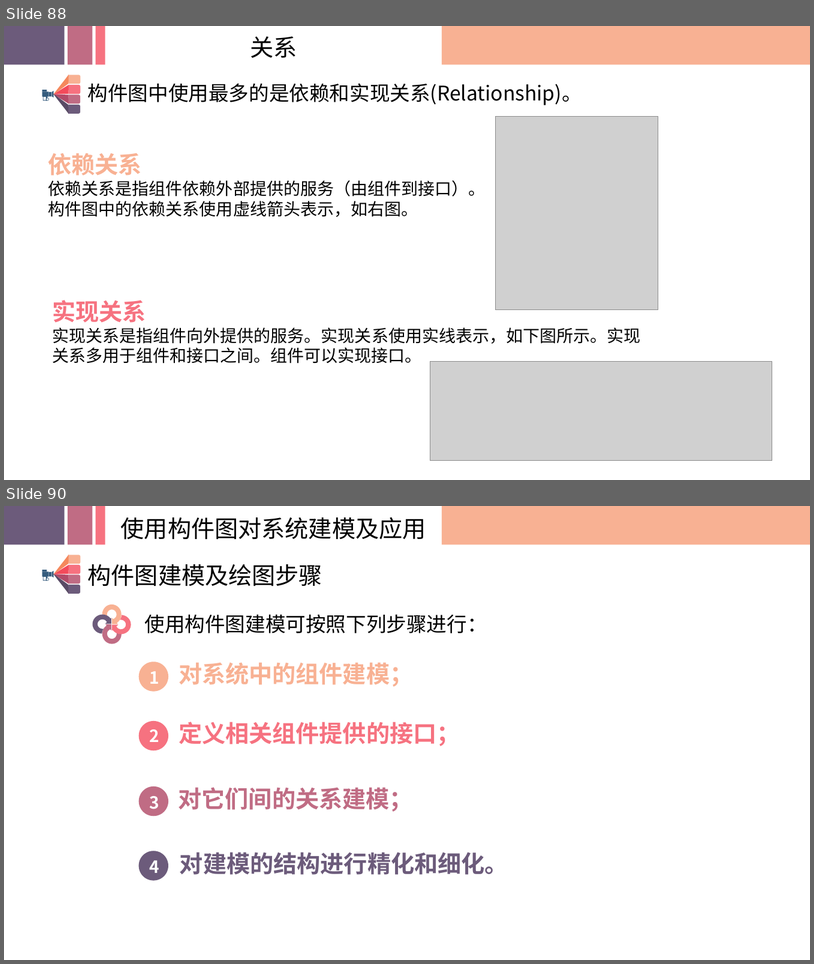
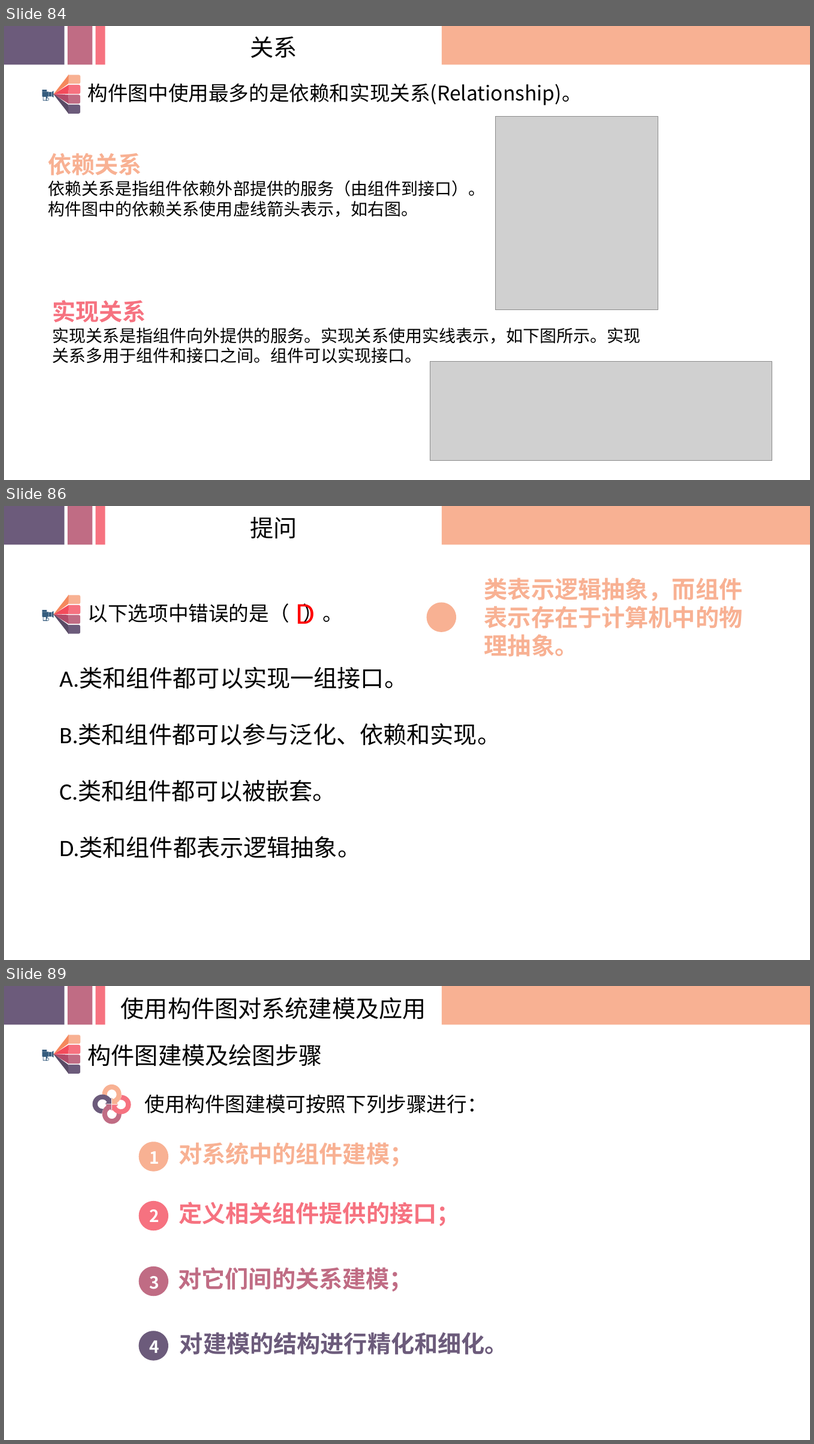
Before and after one commit to SRA2021-G04/project, a slide deck: 非受控文件/翻转课堂/SRA2021-G04-翻转课堂03.pptx. Shown one above the other, each under a label of ours: slides 88 and 90 before the commit, slides 84, 86 and 89 after it; the slides between them are not shown. The pictures are 814x964 and 814x1444 pixels, drawn with LibreOffice and Linux fonts; fonts in the diff are those of the drawing; grey boxes stand for pictures; background and template pictures are left out. Boxes give left, top, right and bottom in pixels: in the first picture for what was removed or moved away, otherwise in the second. Text is boxed around its words. In the diff, an @@ line names an element or a change of style, - is before the commit and + after.

```diff
--- a/非受控文件/翻转课堂/SRA2021-G04-翻转课堂03.pptx
+++ b/非受控文件/翻转课堂/SRA2021-G04-翻转课堂03.pptx
@@ slide 86 added at box(4, 506, 810, 960), background picture (left out) @@
@@ rectangle added at box(4, 506, 65, 545), fill #6C5B7B @@
@@ rectangle added at box(68, 506, 92, 545), fill #C06C84 @@
@@ rectangle added at box(95, 506, 105, 545), fill #F67280 @@
@@ text added at box(250, 517, 297, 538), 28 pt, text #000000 @@
+提问
@@ rectangle added at box(442, 506, 810, 545), fill #F8B193 @@
@@ text added at box(485, 578, 743, 657), 28 pt, text #F8B193, bold @@
+类表示逻辑抽象，而组件表示存在于计算机中的物理抽象。
@@ group added at box(42, 595, 343, 634): 10 freeform shapes, 4 rectangles, 2 ellipses, 1 text @@
+以下选项中错误的是（ ）。
@@ text added at box(296, 603, 315, 624), 36 pt, text #FF0000 @@
+D
@@ ellipse added at box(427, 602, 456, 632), fill #F8B193 @@
@@ text added at box(59, 667, 501, 858), 28 pt, text #000000 @@
+A.类和组件都可以实现一组接口。
+B.类和组件都可以参与泛化、依赖和实现。
+C.类和组件都可以被嵌套。
+D.类和组件都表示逻辑抽象。
@@ what was slide 88 is now slide 84 @@
@@ what was slide 90 is now slide 89 @@
```
Also in this commit, not shown: 2 slides changed, 3 other slides added, 4 slides removed.
